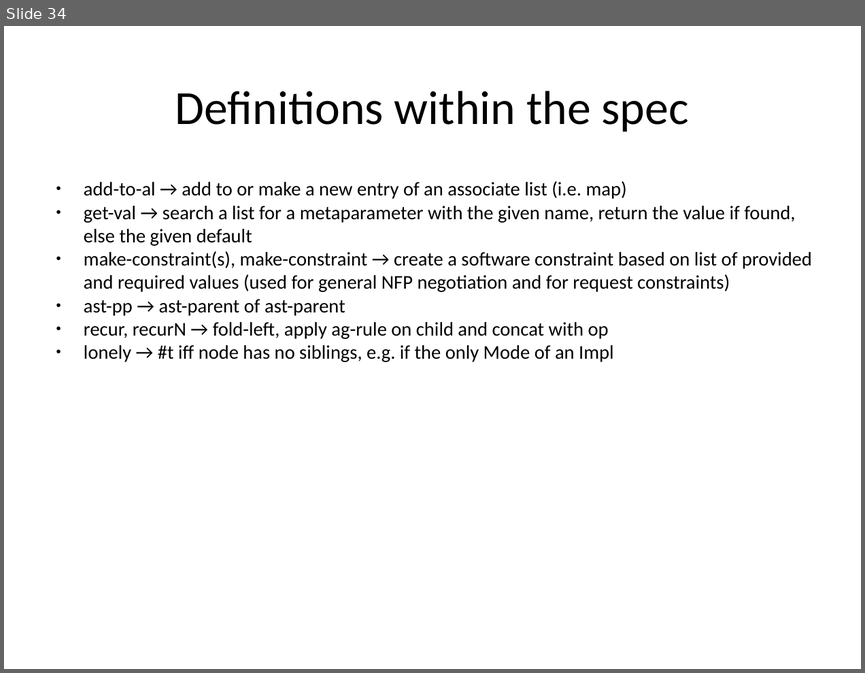
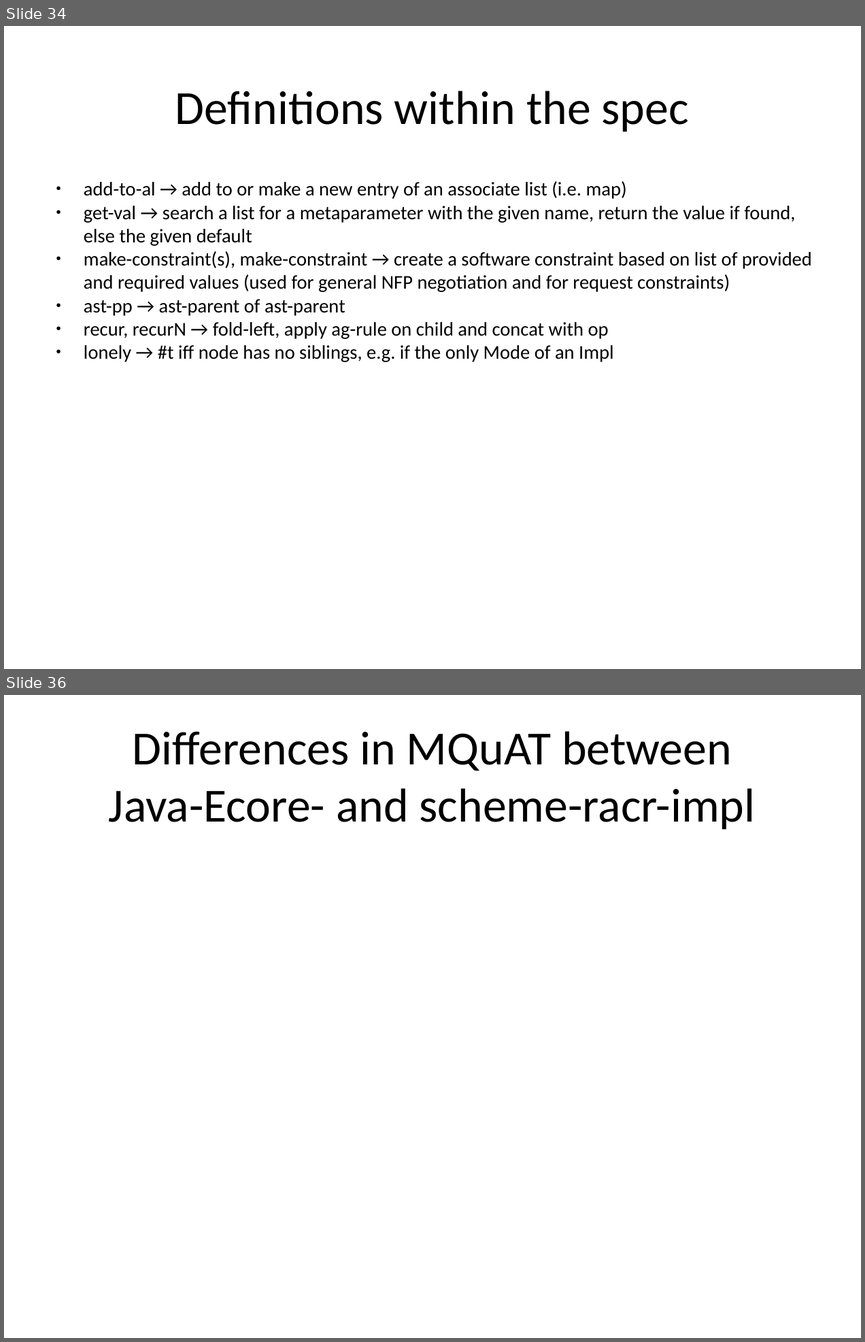
Before and after one commit to rene-schoene/racr-mquat, a slide deck: doc/the-model.odp. Shown one above the other, each under a label of ours: slide 34 before the commit, slides 34 and 36 after it; the slides between them are not shown. The pictures are 865x673 and 865x1342 pixels, drawn with LibreOffice and Linux fonts; fonts in the diff are those of the drawing. Boxes give left, top, right and bottom in pixels: in the first picture for what was removed or moved away, otherwise in the second. Text is boxed around its words. In the diff, an @@ line names an element or a change of style, - is before the commit and + after.

Commit message:
Differences between java-ecore and scheme-racr impl of mquat.

```diff
--- a/doc/the-model.odp
+++ b/doc/the-model.odp
@@ slide 36 added at [4, 695, 861, 1338], background #FFFFFF @@
@@ title added at [109, 731, 755, 830], 44 pt, text #000000 @@
+Differences in MQuAT between
+Java-Ecore- and scheme-racr-impl
```
Also in this commit, not shown: 7 slides changed, 2 other slides added.
